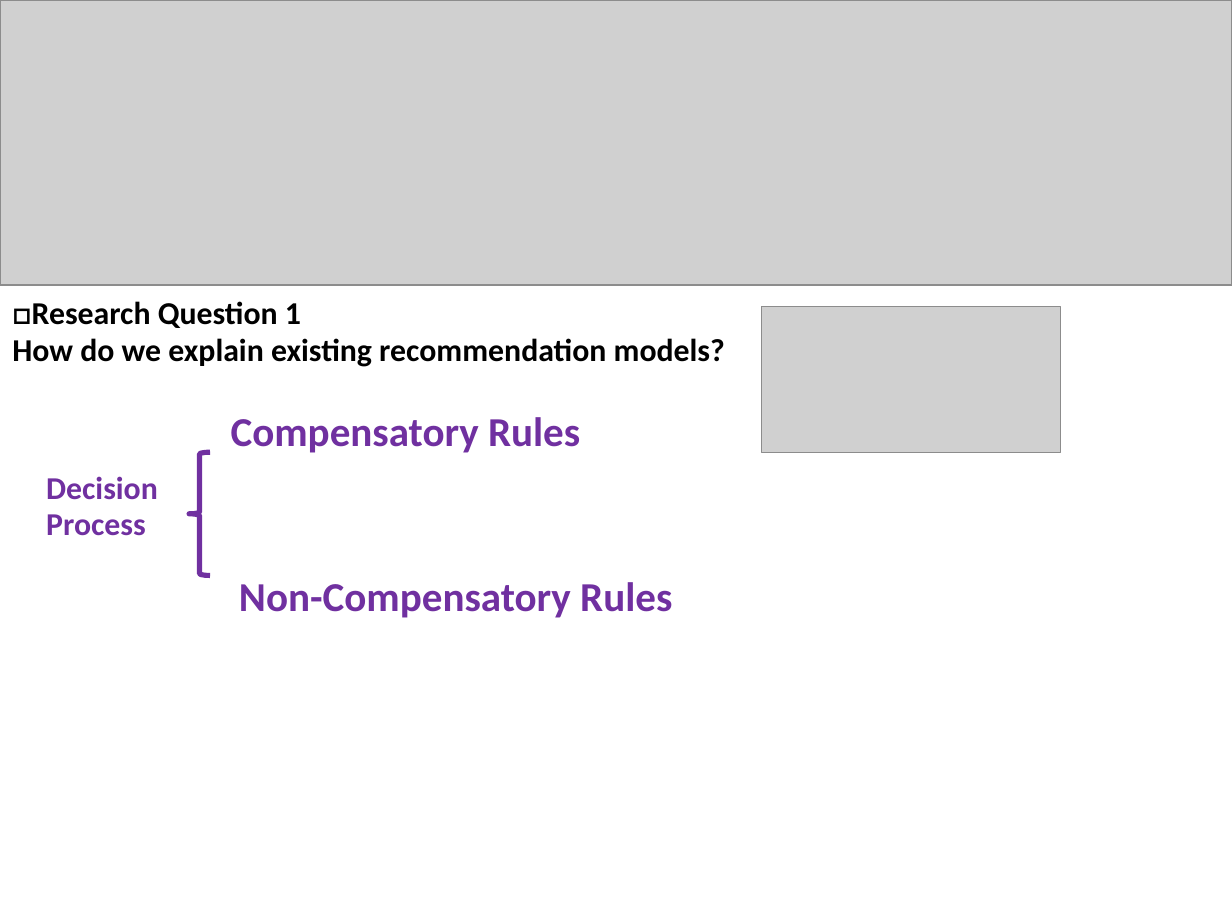
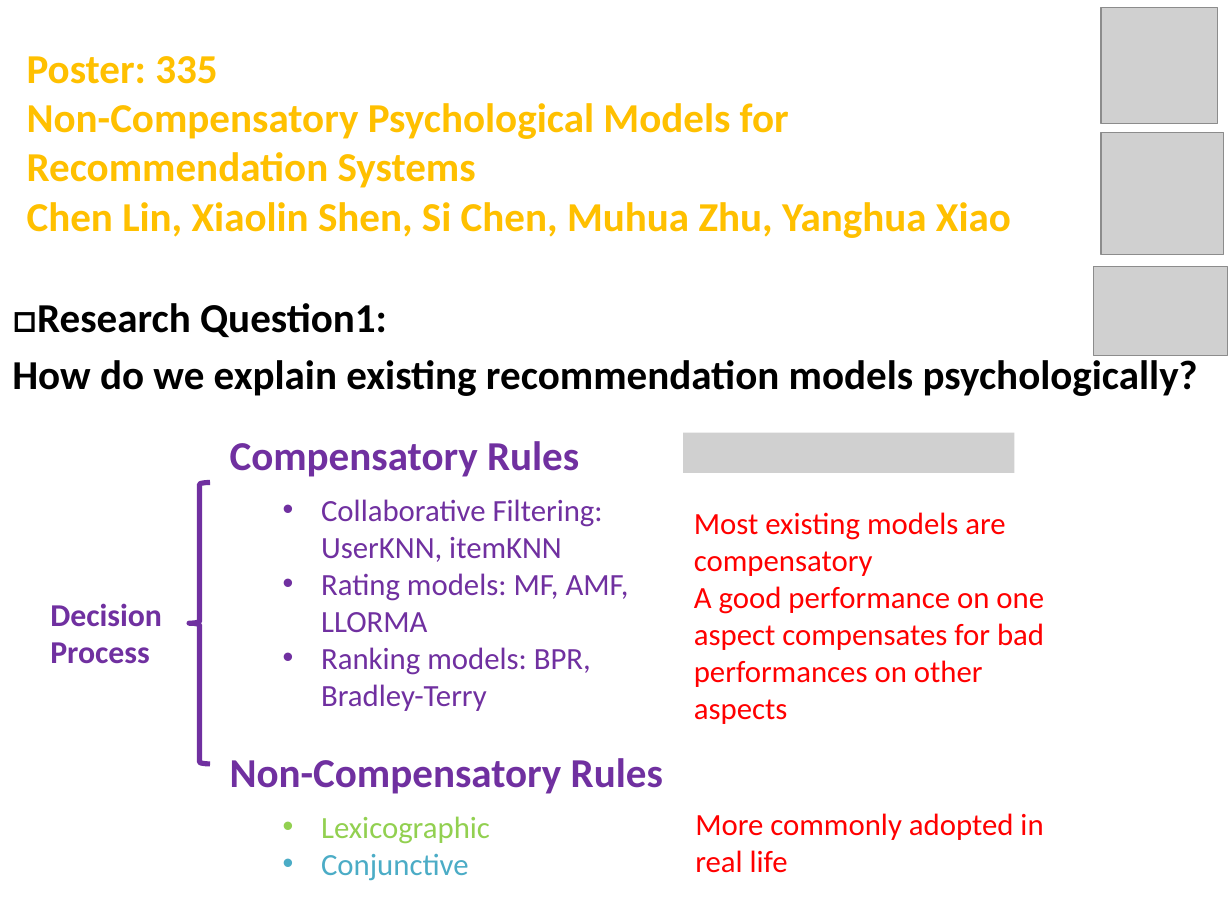
Before and after one commit to cheyennelin/0Psychological, a slide deck: slide 1 of cameraready/spotlight presentation/335.pptx. Drawn at 1232x924 pixels with LibreOffice and Linux fonts; fonts in the diff are those of the drawing; grey boxes stand for pictures. Boxes give left, top, right and bottom in pixels: in the first picture for what was removed or moved away, otherwise in the second. Text is boxed around its words. In the diff, an @@ line names an element or a change of style, - is before the commit and + after.

```diff
--- a/cameraready/spotlight presentation/335.pptx
+++ b/cameraready/spotlight presentation/335.pptx
@@ picture removed at [0, 0, 1232, 285] @@
@@ picture added at [1101, 7, 1217, 123] @@
@@ text added at [27, 56, 1011, 238], 24 pt, text #FFC000, bold @@
+Poster: 335
+Non-Compensatory Psychological Models for Recommendation Systems
+Chen Lin, Xiaolin Shen, Si Chen, Muhua Zhu, Yanghua Xiao
@@ picture added at [1101, 132, 1223, 254] @@
@@ picture added at [1094, 266, 1228, 356] @@
@@ text at [12, 303, 1198, 396]: text changed; size 18.6 to 24 pt @@
-□Research Question 1
-How do we explain existing recommendation models?
+□Research Question1:
+How do we explain existing recommendation models psychologically?
@@ picture removed at [761, 307, 1061, 452] @@
@@ text "Compensatory Rules": place and size @@
-text "Compensatory Rules" at [231, 417, 580, 453]
+text "Compensatory Rules" at [230, 441, 579, 477]
@@ picture added at [684, 432, 1015, 473] @@
@@ left brace: place and size @@
-left brace at [190, 452, 211, 575]
+left brace at [190, 483, 211, 764]
@@ text added at [321, 499, 629, 711], 18 pt, text #7030A0 @@
+• Collaborative Filtering: UserKNN, itemKNN
+• Rating models: MF, AMF, LLORMA
+• Ranking models: BPR, Bradley-Terry
@@ text added at [694, 512, 1044, 724], 18 pt, text #FF0000 @@
+Most existing models are compensatory
+A good performance on one aspect compensates for bad performances on other aspects
@@ text "Decision": place and size @@
-text "Decision" at [46, 476, 158, 536]
+text "Decision" at [50, 603, 162, 664]
@@ text "Non-Compensatory Rules": place and size @@
-text "Non-Compensatory Rules" at [239, 582, 672, 618]
+text "Non-Compensatory Rules" at [230, 758, 663, 794]
@@ text added at [321, 816, 490, 881], 18 pt, text #92D050 @@
+• Lexicographic
+• Conjunctive
@@ text added at [695, 813, 1043, 873], 18 pt, text #FF0000 @@
+More commonly adopted in real life
```
Also in this commit, not shown: 1 slide added, 1 slide removed.
